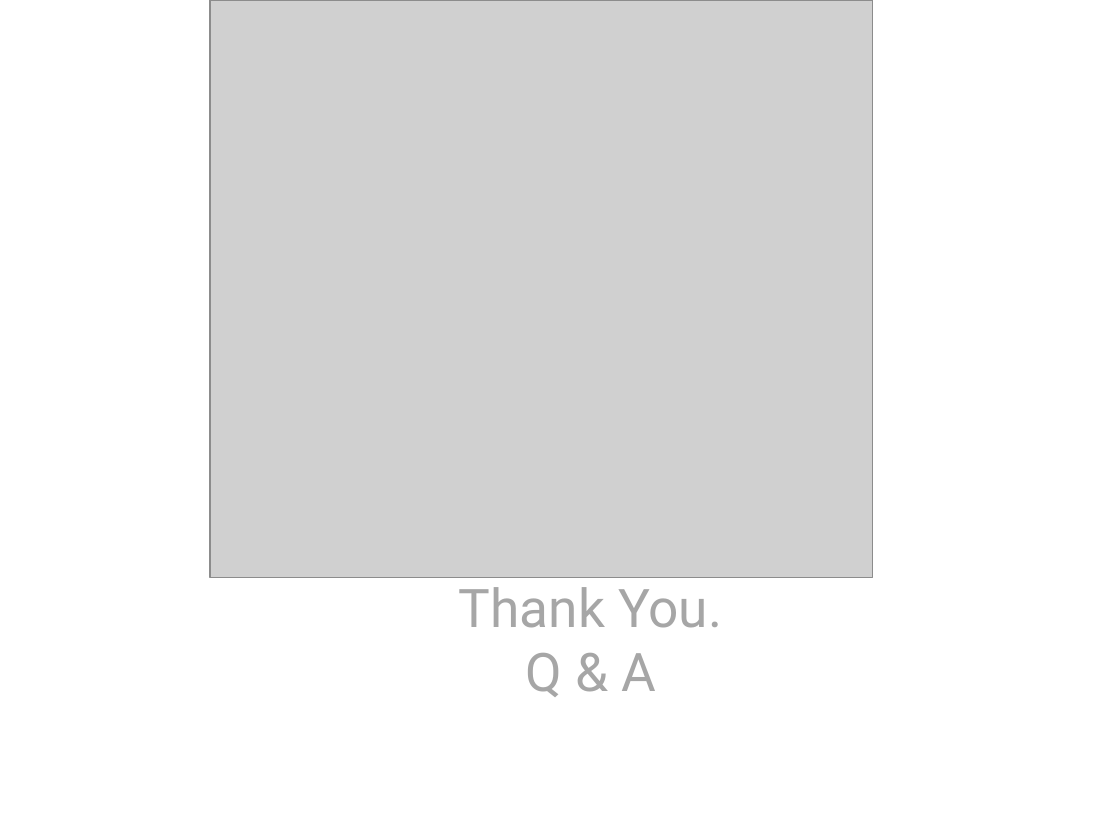
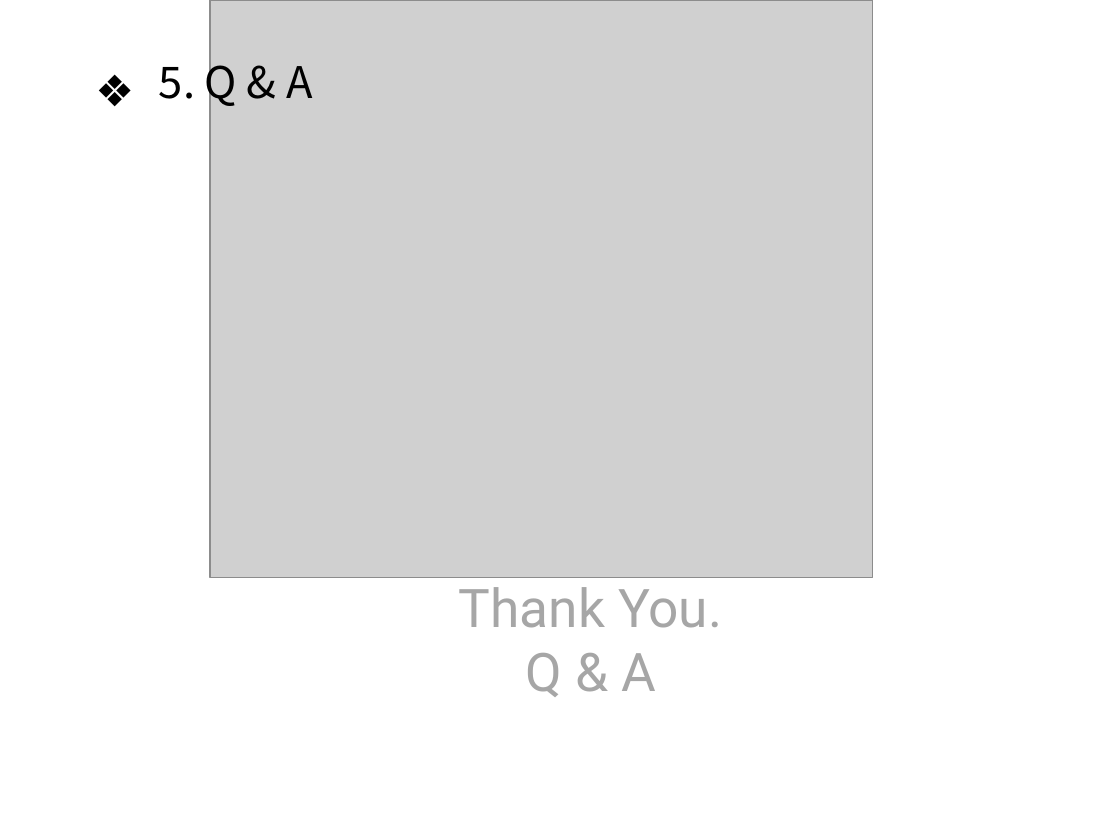
Before and after one commit to JeonBot/DB16_LovePet, a slide deck: slide 9 of LOVEPET_1조(최종).pptx (slide 8 before the commit). Drawn at 1120x840 pixels with LibreOffice and Linux fonts; fonts in the diff are those of the drawing; grey boxes stand for pictures. Boxes give left, top, right and bottom in pixels: in the first picture for what was removed or moved away, otherwise in the second. Text is boxed around its words. In the diff, an @@ line names an element or a change of style, - is before the commit and + after.

```diff
--- a/LOVEPET_1조(최종).pptx
+++ b/LOVEPET_1조(최종).pptx
@@ text added at (x1=159, y1=54, x2=312, y2=109), 28 pt, text #000000 @@
+❖ 5. Q & A
```
Also in this commit, not shown: 1 other slide changed, 1 slide added, 21 other files.
